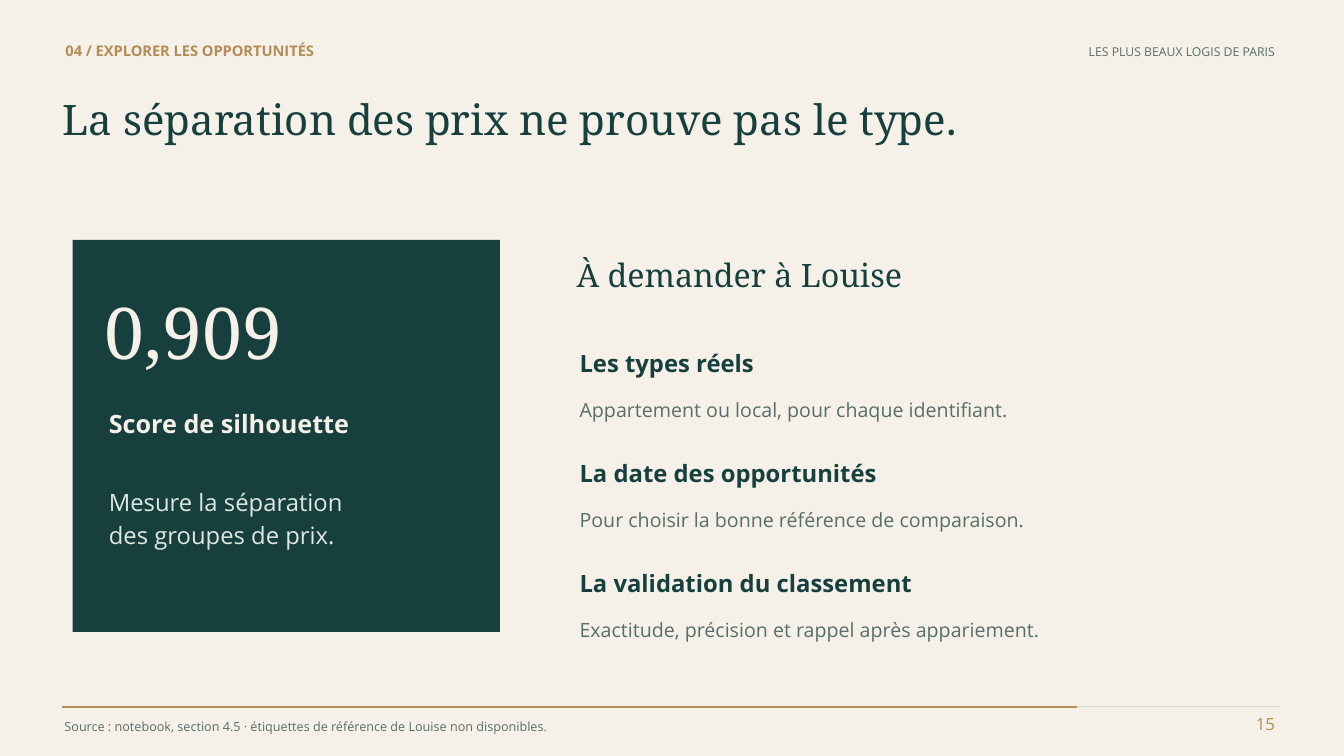
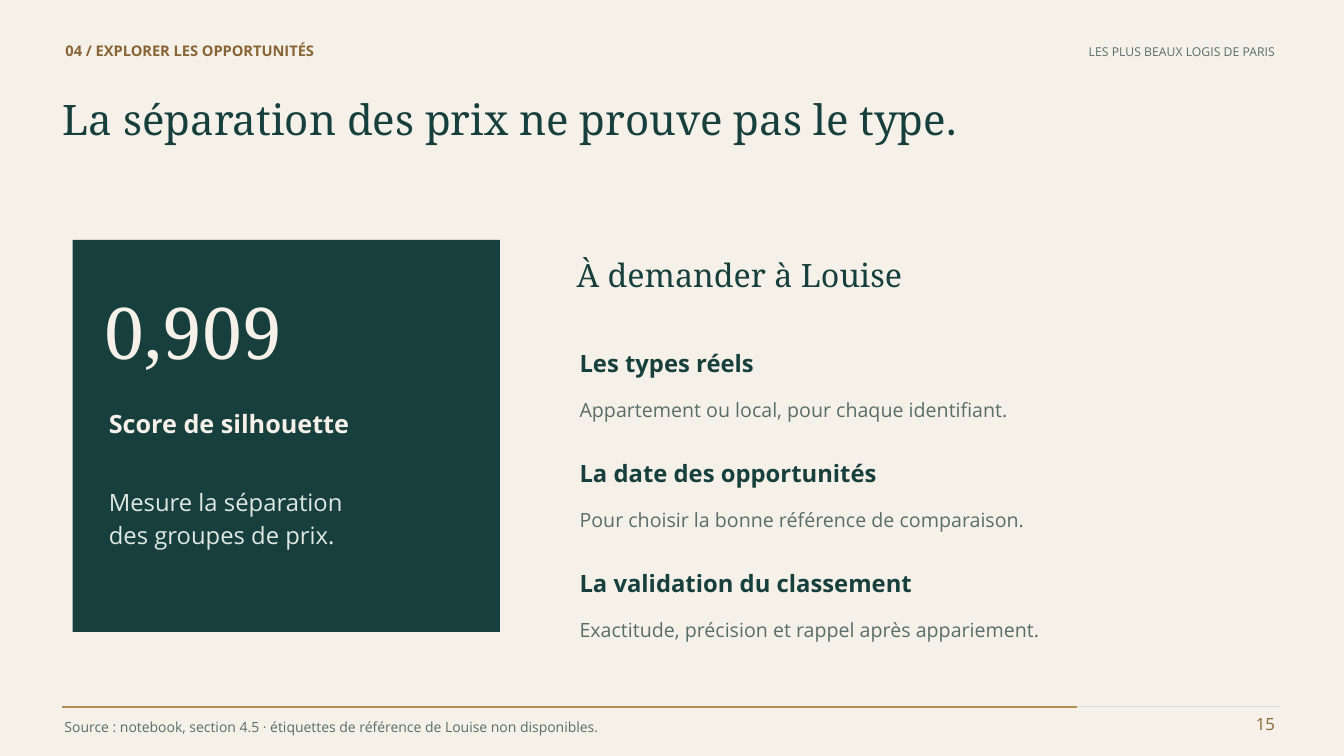
Before and after one commit to steve57000/p8, a slide deck: slide 15 of livrables/Bell_Steve_2_presentation_102026.pptx. Drawn at 1344x756 pixels with LibreOffice and Linux fonts; fonts in the diff are those of the drawing. Boxes give left, top, right and bottom in pixels: in the first picture for what was removed or moved away, otherwise in the second. Text is boxed around its words. In the diff, an @@ line names an element or a change of style, - is before the commit and + after.

```diff
--- a/livrables/Bell_Steve_2_presentation_102026.pptx
+++ b/livrables/Bell_Steve_2_presentation_102026.pptx
@@ text "04 / EXPLORER LES OPPORTUNITÉS" at <box>65,43,314,56</box>: text colour #B38D55 to none @@
@@ text "Source : notebook, section 4.5 ..." at <box>64,721,598,736</box>: size 9 to 10 pt, text colour #596E69 to none @@
@@ text "15" at <box>1256,718,1275,730</box>: text colour #B38D55 to none @@
```
Also in this commit, not shown: 16 other slides changed, 2 other files.
